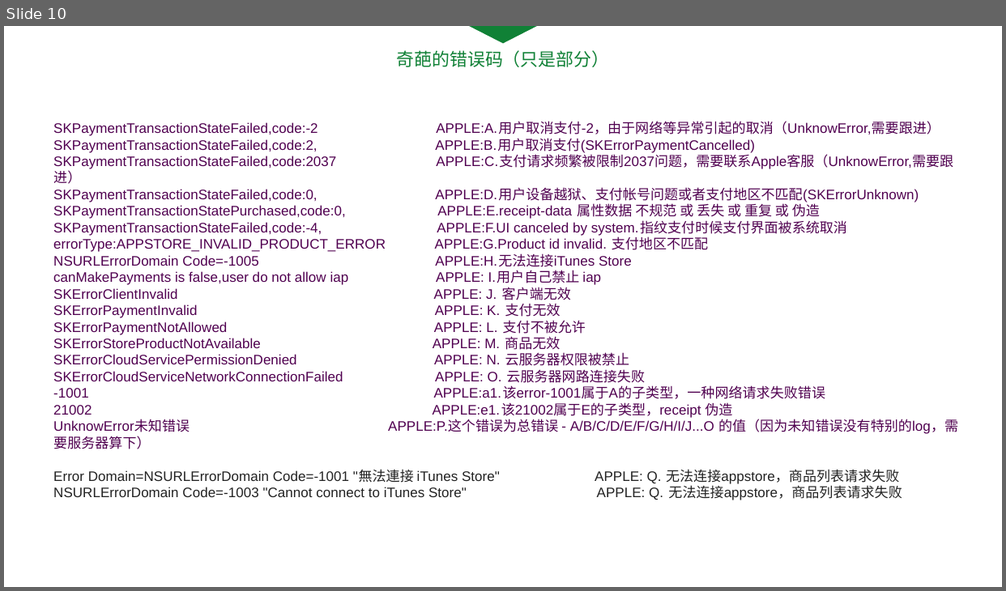
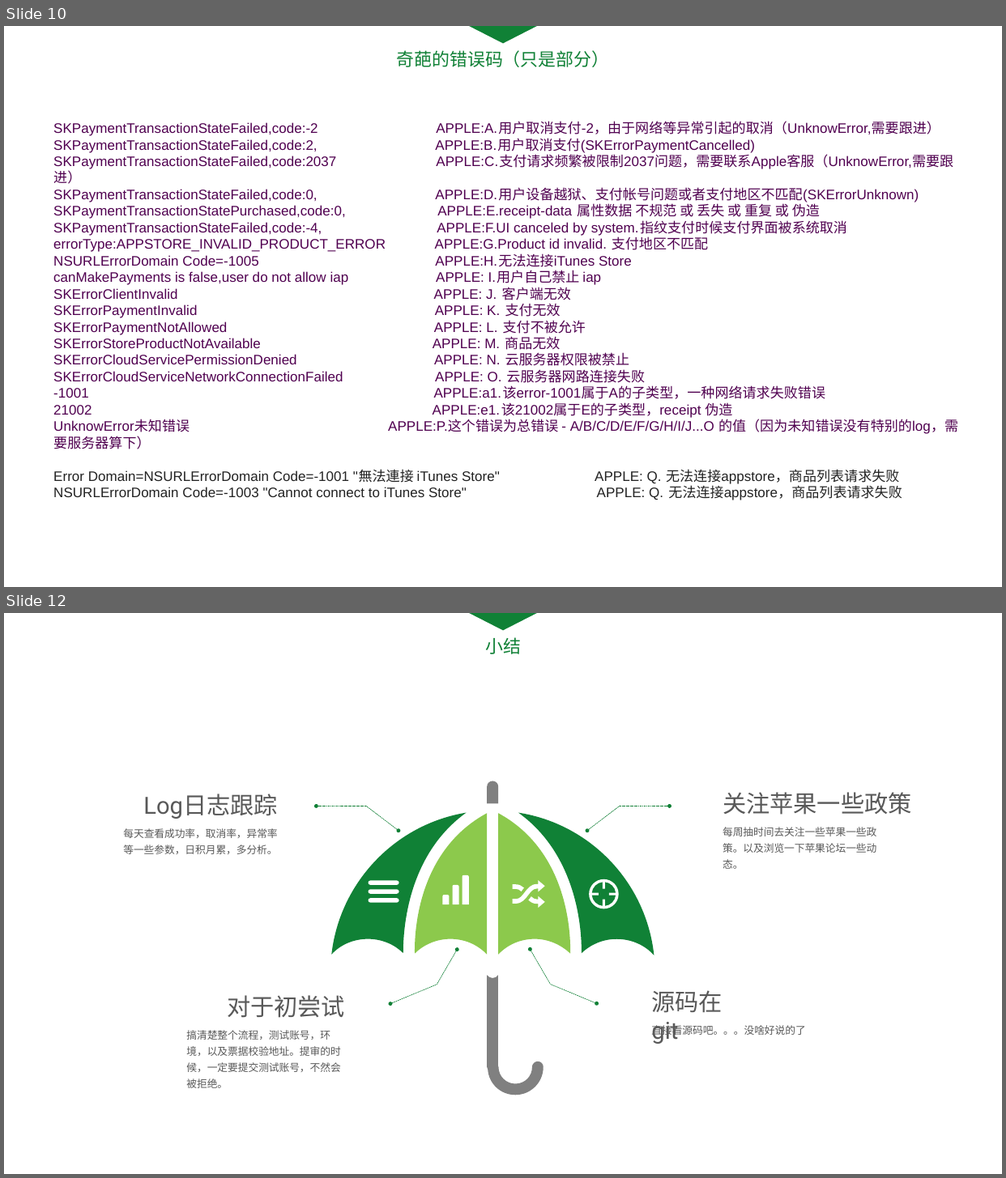
Before and after one commit to qiyer/ApplePayDemo, a slide deck: Pay_PPT/Apple_Pay.pptx. Shown one above the other, each under a label of ours: slide 10 before the commit, slides 10 and 12 after it; the slides between them are not shown. The pictures are 1006x591 and 1006x1178 pixels, drawn with LibreOffice and Linux fonts; fonts in the diff are those of the drawing. Boxes give left, top, right and bottom in pixels: in the first picture for what was removed or moved away, otherwise in the second. Text is boxed around its words. In the diff, an @@ line names an element or a change of style, - is before the commit and + after.

```diff
--- a/Pay_PPT/Apple_Pay.pptx
+++ b/Pay_PPT/Apple_Pay.pptx
@@ slide 12 added at [4,613,1002,1174], background #FFFFFF @@
@@ triangle added at [467,613,539,630], fill #108136 @@
@@ text added at [485,637,521,654], 18 pt, text #108136 @@
+小结
@@ text added at [143,794,278,819], 24 pt, text #595959 @@
+Log日志跟踪
@@ arrow added from (366, 806) to (317, 806), #108036 0.5 pt dashed @@
@@ arrow added from (366, 806) to (398, 831), #108036 0.5 pt dashed @@
@@ arrow added from (620, 806) to (587, 831), #108036 0.5 pt dashed @@
@@ arrow added from (620, 806) to (670, 806), #108036 0.5 pt dashed @@
@@ text added at [722,792,912,815], 24 pt, text #595959 @@
+关注苹果一些政策
@@ text added at [123,828,277,854], 10.5 pt, text #595959 @@
+每天查看成功率，取消率，异常率等一些参数，日积月累，多分析。
@@ text added at [722,827,876,869], 10.5 pt, text #595959 @@
+每周抽时间去关注一些苹果一些政策。以及浏览一下苹果论坛一些动态。
@@ group added at [332,781,654,1096]: 10 freeform shapes @@
@@ arrow added from (437, 985) to (457, 949), #108036 0.5 pt dashed @@
@@ arrow added from (551, 984) to (530, 949), #108036 0.5 pt dashed @@
@@ text added at [227,995,345,1018], 24 pt, text #595959 @@
+对于初尝试
@@ arrow added from (437, 985) to (390, 1004), #108036 0.5 pt dashed @@
@@ arrow added from (552, 985) to (597, 1003), #108036 0.5 pt dashed @@
@@ text added at [651,990,722,1044], 24 pt, text #595959 @@
+源码在git
@@ text added at [651,1023,805,1037], 10.5 pt, text #595959 @@
+直接看源码吧。。。没啥好说的了
@@ text added at [186,1030,340,1088], 10.5 pt, text #595959 @@
+搞清楚整个流程，测试账号，环境，以及票据校验地址。提审的时候，一定要提交测试账号，不然会被拒绝。
```
Also in this commit, not shown: 2 slides changed, 6 slides removed, 1 other file.
